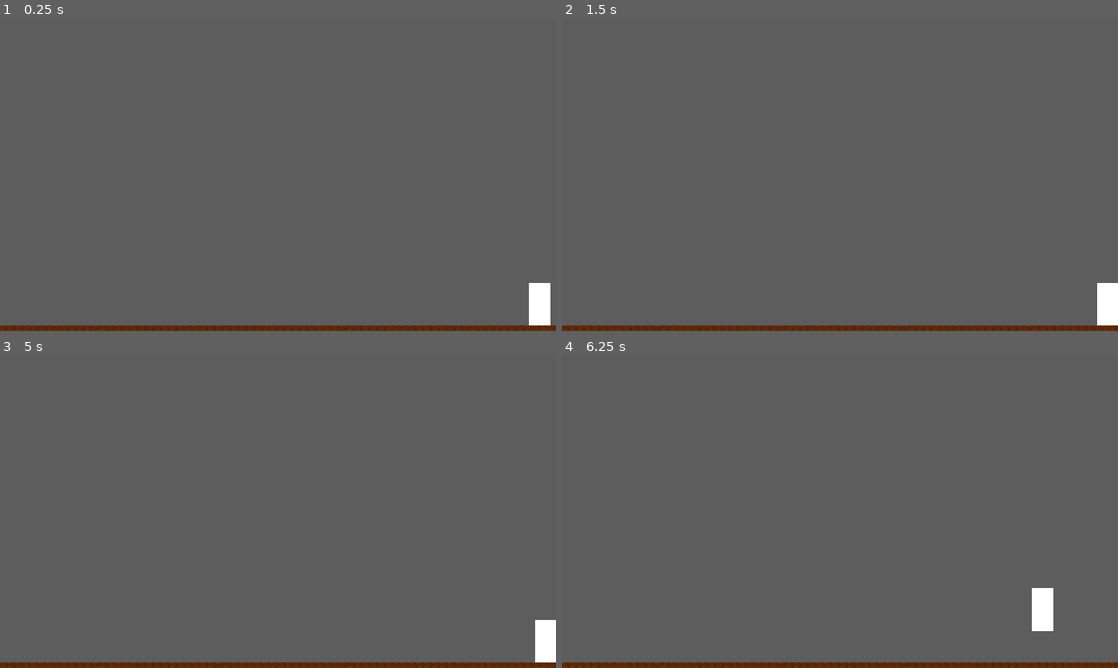
Above: before the commit, frames 1-4 (two rows, left to right).
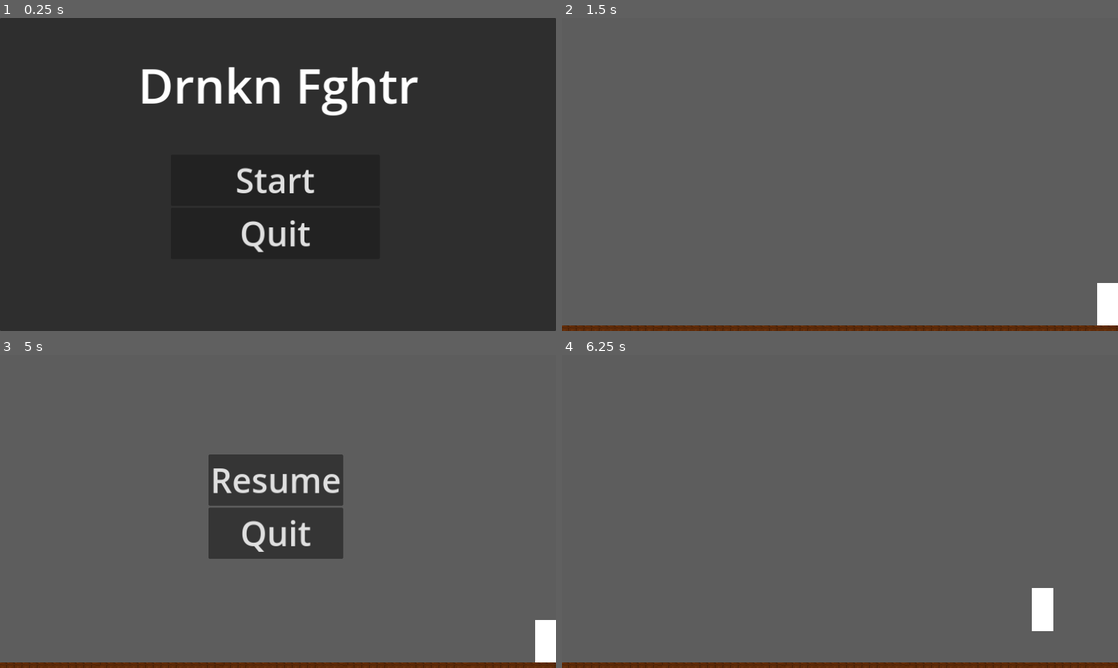
Above: after the commit, the same moments.

Repository: qzjo/Drnkn-Fghtr
Game: Godot game, scene res://start_screen.tscn
The game is run twice, just before and just after one commit, with the same random seed, the same clock (stepped at 60 frames per second) and the same inputs. Before the commit the project starts from res://game.tscn.
Inputs (mouse positions are in pixels of both pictures, inside the frame that each line leads up to):
- Up to frame 1 (0.25 s): no input
- Up to frame 2 (1.5 s): click (840, 180) at 0.5 s, where only the run after the commit has a clickable "Start"; tap Enter at 1.25 s; hold D (move_right) from 1.28 s (still down); tap S (crouch) at 1.35 s
- Up to frame 3 (5 s): tap W (jump) at 1.52, 2.27, 3.77, 4.52 s; tap S (crouch) every 0.75 s from 2.1 to 4.35 s; tap Space at 2.75 s; release D (move_right) at 2.78 s; hold A (move_left) 2.78-3.53 s; hold D (move_right) from 3.53 s (still down); tap Escape (pause, bound only after the commit) at 4.9 s
- Up to frame 4 (6.25 s): release D (move_right) at 5 s; click (840, 480) at 5 s, where only the run after the commit has a clickable "Resume"; tap Enter at 5.75 s; hold A (move_left) from 5.78 s (still down); tap S (crouch) at 5.85 s; tap W (jump) at 6.02 s

The runs differ from the first frame. In frame 1, 100% of the frame differs, in the area x 0-100%, y 0-100%; in frame 2, nothing differs; in frame 3, 7.7%; in frame 4, nothing differs.

Commit message:
Pause Screen

Diff:
--- /dev/null
+++ b/drnkn-fghtr/game.gd
@@ -0,0 +1,27 @@
+extends Node2D
+
+@onready var pause_screen: Control = $PauseScreen
+var paused = false
+
+
+
+# Called when the node enters the scene tree for the first time.
+func _ready() -> void:
+	pass # Replace with function body.
+
+
+# Called every frame. 'delta' is the elapsed time since the previous frame.
+func _process(delta: float) -> void:
+	if Input.is_action_just_pressed("pause"):
+		pauseScreen()
+
+
+func pauseScreen():
+	if paused:
+		pause_screen.hide()
+		Engine.time_scale = 1
+	else:
+		pause_screen.show()
+		Engine.time_scale = 0
+
+	paused = !paused
--- a/drnkn-fghtr/game.tscn
+++ b/drnkn-fghtr/game.tscn
@@ -1,8 +1,10 @@
-[gd_scene load_steps=8 format=4 uid="uid://cgvswar3jwhk"]
+[gd_scene load_steps=10 format=4 uid="uid://cgvswar3jwhk"]
 
 [ext_resource type="Texture2D" uid="uid://bytcmf3pvkwf" path="res://Assets/White.png" id="1_ao4l5"]
 [ext_resource type="Texture2D" uid="uid://cplbbhs4fj1uc" path="res://Assets/floor.png" id="1_bh7tu"]
+[ext_resource type="Script" path="res://game.gd" id="1_hej6x"]
 [ext_resource type="PackedScene" uid="uid://dcejowwb6rr5e" path="res://mainCharacter.tscn" id="2_dt1wi"]
+[ext_resource type="PackedScene" uid="uid://coumitoylgnp8" path="res://pause_screen.tscn" id="5_7lpox"]
 
 [sub_resource type="TileSetAtlasSource" id="TileSetAtlasSource_k1ct2"]
 texture = ExtResource("1_bh7tu")
@@ -22,6 +24,7 @@
 size = Vector2(26.1666, 596)
 
 [node name="Game" type="Node2D"]
+script = ExtResource("1_hej6x")
 
 [node name="Floor" type="StaticBody2D" parent="."]
 
@@ -82,3 +85,13 @@
 [node name="Character" parent="." instance=ExtResource("2_dt1wi")]
 position = Vector2(1118, 593)
 scale = Vector2(0.7, 0.7)
+
+[node name="PauseScreen" parent="." instance=ExtResource("5_7lpox")]
+visible = false
+anchors_preset = 13
+anchor_left = 0.5
+anchor_right = 0.5
+offset_left = 432.0
+offset_top = 206.0
+offset_right = 432.0
+offset_bottom = 206.0
--- /dev/null
+++ b/drnkn-fghtr/pause_screen.gd
@@ -0,0 +1,14 @@
+extends Control
+
+
+@onready var pause_screen: Control = $"."
+
+@onready var game = $"../../"
+
+func _on_resume_pressed() -> void:
+	pause_screen.hide()
+	Engine.time_scale = 1
+
+
+func _on_quit_pressed() -> void:
+	get_tree().quit()
--- /dev/null
+++ b/drnkn-fghtr/pause_screen.tscn
@@ -0,0 +1,33 @@
+[gd_scene load_steps=2 format=3 uid="uid://coumitoylgnp8"]
+
+[ext_resource type="Script" path="res://pause_screen.gd" id="1_foau2"]
+
+[node name="PauseScreen" type="Control"]
+layout_mode = 3
+anchors_preset = 15
+anchor_right = 1.0
+anchor_bottom = 1.0
+grow_horizontal = 2
+grow_vertical = 2
+script = ExtResource("1_foau2")
+
+[node name="MarginContainer" type="MarginContainer" parent="."]
+layout_mode = 0
+offset_right = 40.0
+offset_bottom = 40.0
+
+[node name="VBoxContainer" type="VBoxContainer" parent="MarginContainer"]
+layout_mode = 2
+
+[node name="Resume" type="Button" parent="MarginContainer/VBoxContainer"]
+layout_mode = 2
+theme_override_font_sizes/font_size = 70
+text = "Resume"
+
+[node name="Quit" type="Button" parent="MarginContainer/VBoxContainer"]
+layout_mode = 2
+theme_override_font_sizes/font_size = 70
+text = "Quit"
+
+[connection signal="pressed" from="MarginContainer/VBoxContainer/Resume" to="." method="_on_resume_pressed"]
+[connection signal="pressed" from="MarginContainer/VBoxContainer/Quit" to="." method="_on_quit_pressed"]
--- a/drnkn-fghtr/project.godot
+++ b/drnkn-fghtr/project.godot
@@ -11,7 +11,7 @@
 [application]
 
 config/name="Drnkn-Fghtr"
-run/main_scene="res://game.tscn"
+run/main_scene="res://start_screen.tscn"
 config/features=PackedStringArray("4.3", "Forward Plus")
 config/icon="res://icon.svg"
 
@@ -48,3 +48,8 @@
 , Object(InputEventKey,"resource_local_to_scene":false,"resource_name":"","device":-1,"window_id":0,"alt_pressed":false …(186 unchanged characters)…
 ]
 }
+pause={
+"deadzone": 0.5,
+"events": [Object(InputEventKey,"resource_local_to_scene":false,"resource_name":"","device":-1,"window_id":0,"alt_pressed":false,"shift_pressed":false,"ctrl_pressed":false,"meta_pressed":false,"pressed":false,"keycode":0,"physical_keycode":4194305,"key_label":0,"unicode":0,"location":0,"echo":false,"script":null)
+]
+}
